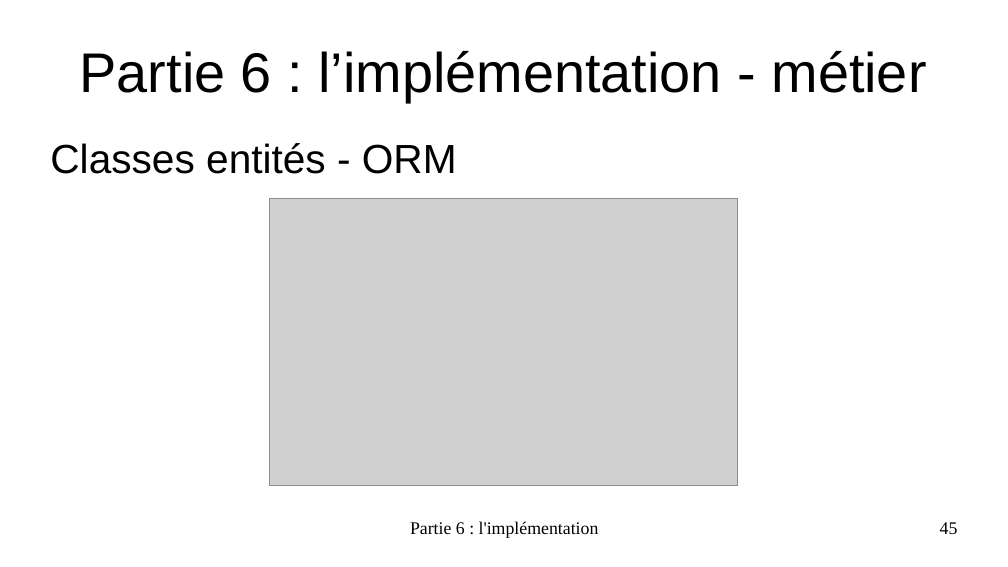
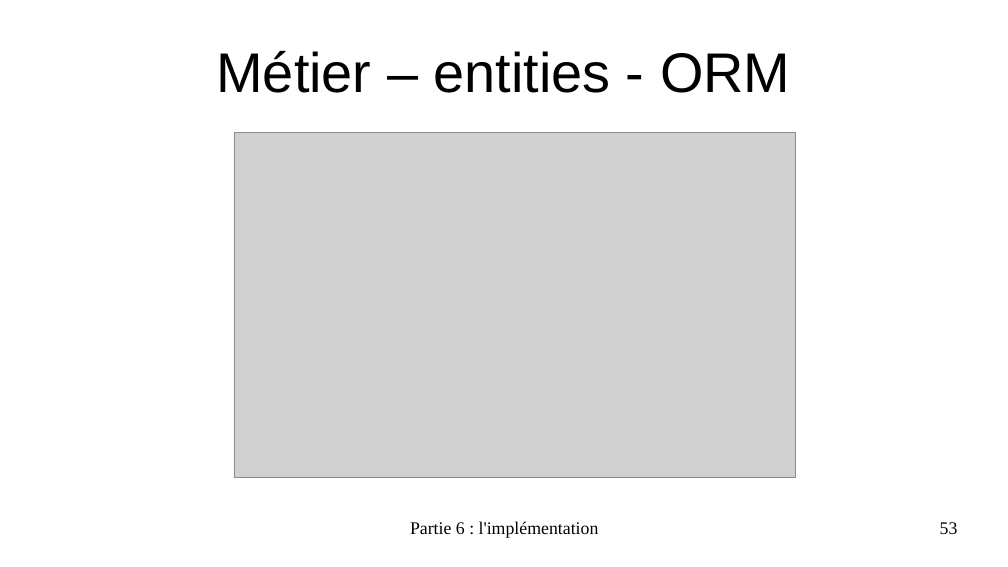
Before and after one commit to EmmaBroudic/Projet-Nooky, a slide deck: slide 53 of doc/Nooky4.odp (slide 45 before the commit). Drawn at 1008x567 pixels with LibreOffice and Linux fonts; fonts in the diff are those of the drawing; grey boxes stand for pictures. Boxes give left, top, right and bottom in pixels: in the first picture for what was removed or moved away, otherwise in the second. Text is boxed around its words. In the diff, an @@ line names an element or a change of style, - is before the commit and + after.

```diff
--- a/doc/Nooky4.odp
+++ b/doc/Nooky4.odp
@@ title at [216, 51, 790, 93]: text changed @@
-Partie 6 : l’implémentation - métier
+Métier – entities - ORM
@@ text removed at [50, 143, 457, 174] @@
-Classes entités - ORM
@@ picture: place and size @@
-picture at [270, 198, 738, 486]
+picture at [234, 133, 796, 477]
@@ page number at [940, 522, 958, 534]: text changed @@
-45
+53
```
Also in this commit, not shown: 23 other slides changed, 12 slides added, 28 other files.
